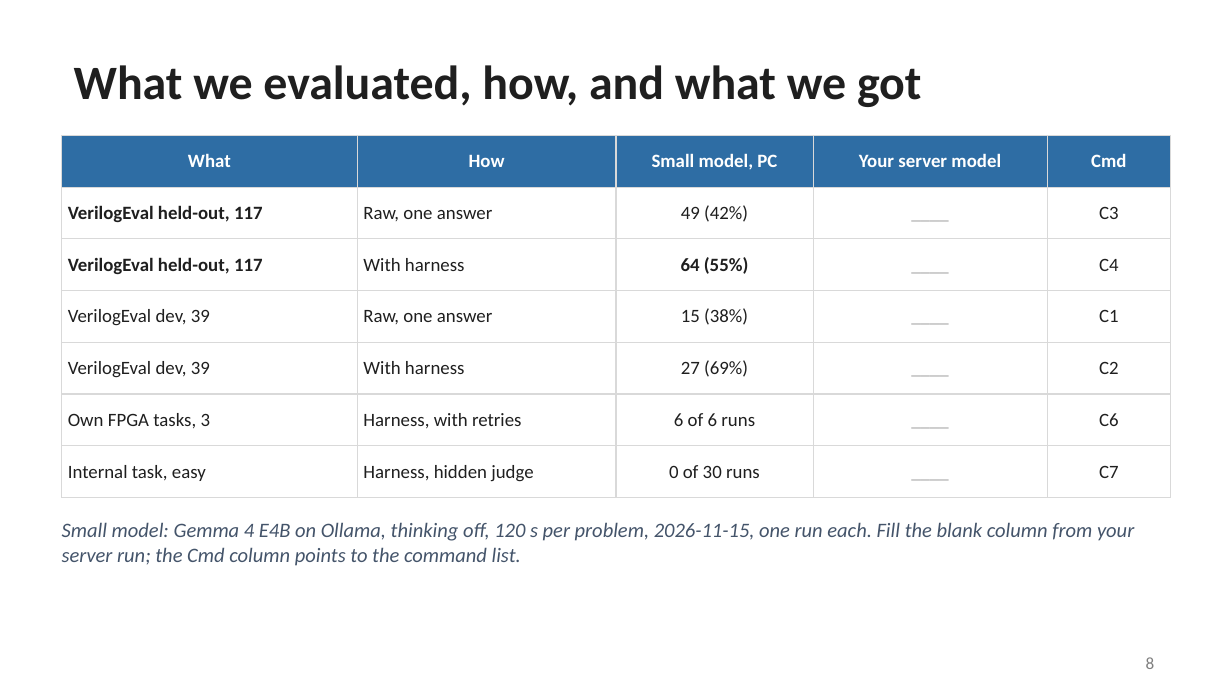
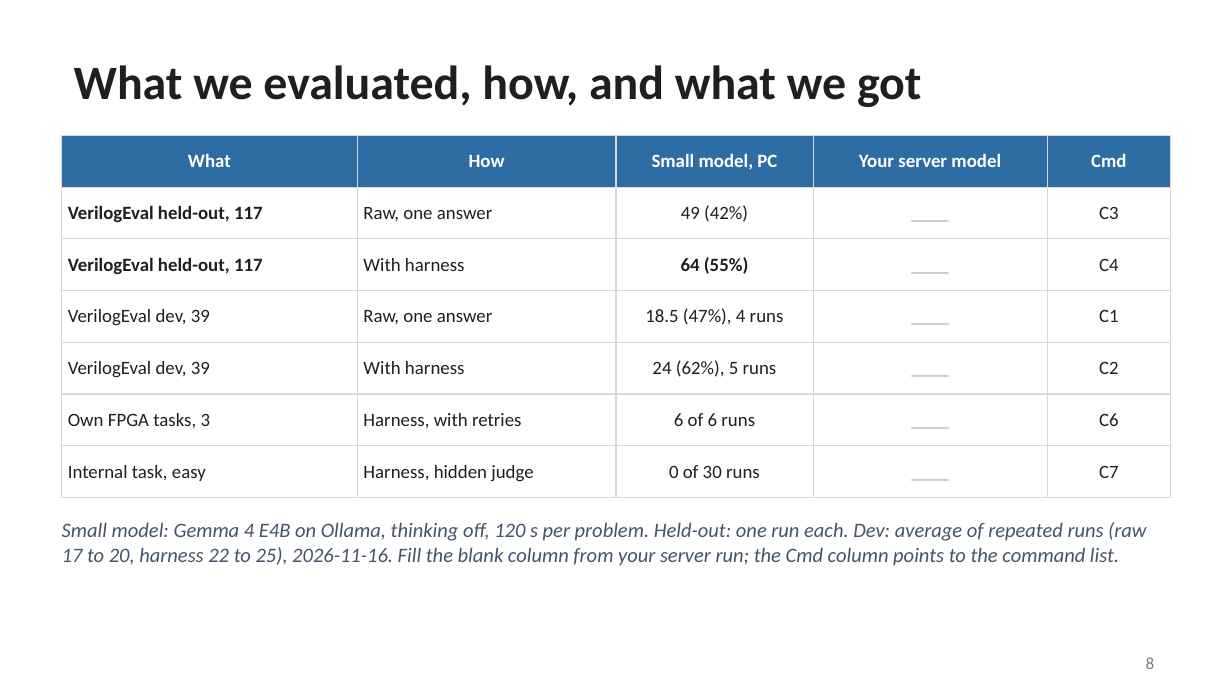
Before and after one commit to SiddharthaKR/agent_bench, a slide deck: slide 8 of docs/local-model-fpga-harness.pptx. Drawn at 1232x693 pixels with LibreOffice and Linux fonts; fonts in the diff are those of the drawing. Boxes give left, top, right and bottom in pixels: in the first picture for what was removed or moved away, otherwise in the second. Text is boxed around its words. In the diff, an @@ line names an element or a change of style, - is before the commit and + after.

```diff
--- a/docs/local-model-fpga-harness.pptx
+++ b/docs/local-model-fpga-harness.pptx
@@ table at [62, 136, 1170, 486] @@
-row 4, column 3: 15 (38%)
+row 4, column 3: 18.5 (47%), 4 runs
-row 5, column 3: 27 (69%)
+row 5, column 3: 24 (62%), 5 runs
@@ text at [62, 522, 1146, 566]: text changed @@
-Small model: Gemma 4 E4B on Ollama, thinking off, 120 s per problem, 2026-11-15, one run each. Fill the blank column from your server run; the Cmd column points to the command list.
+Small model: Gemma 4 E4B on Ollama, thinking off, 120 s per problem. Held-out: one run each. Dev: average of repeated runs (raw 17 to 20, harness 22 to 25), 2026-11-16. Fill the blank column from your server run; the Cmd column points to the command list.
```
Also in this commit, not shown: 2 other slides changed, 3 slides added.
